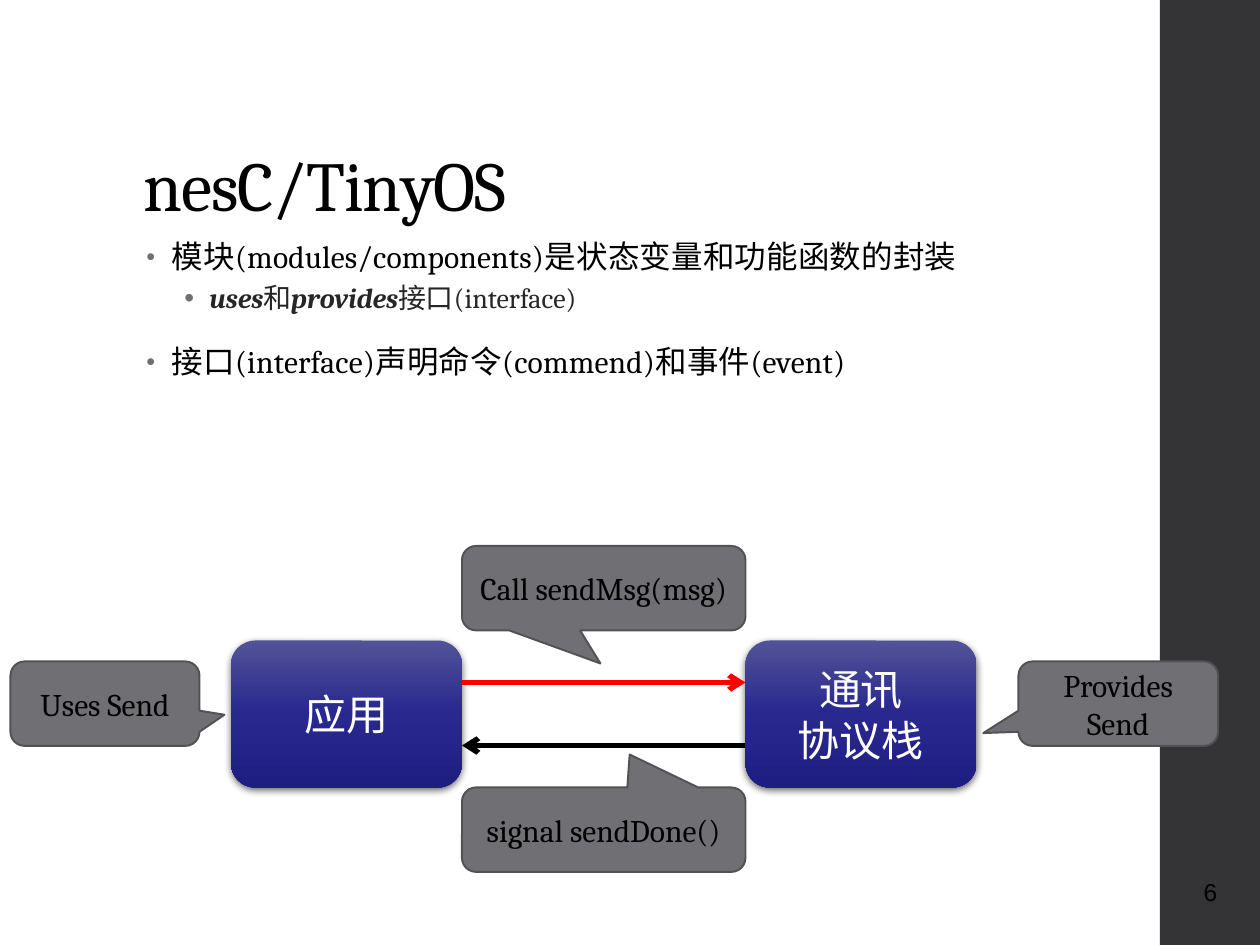
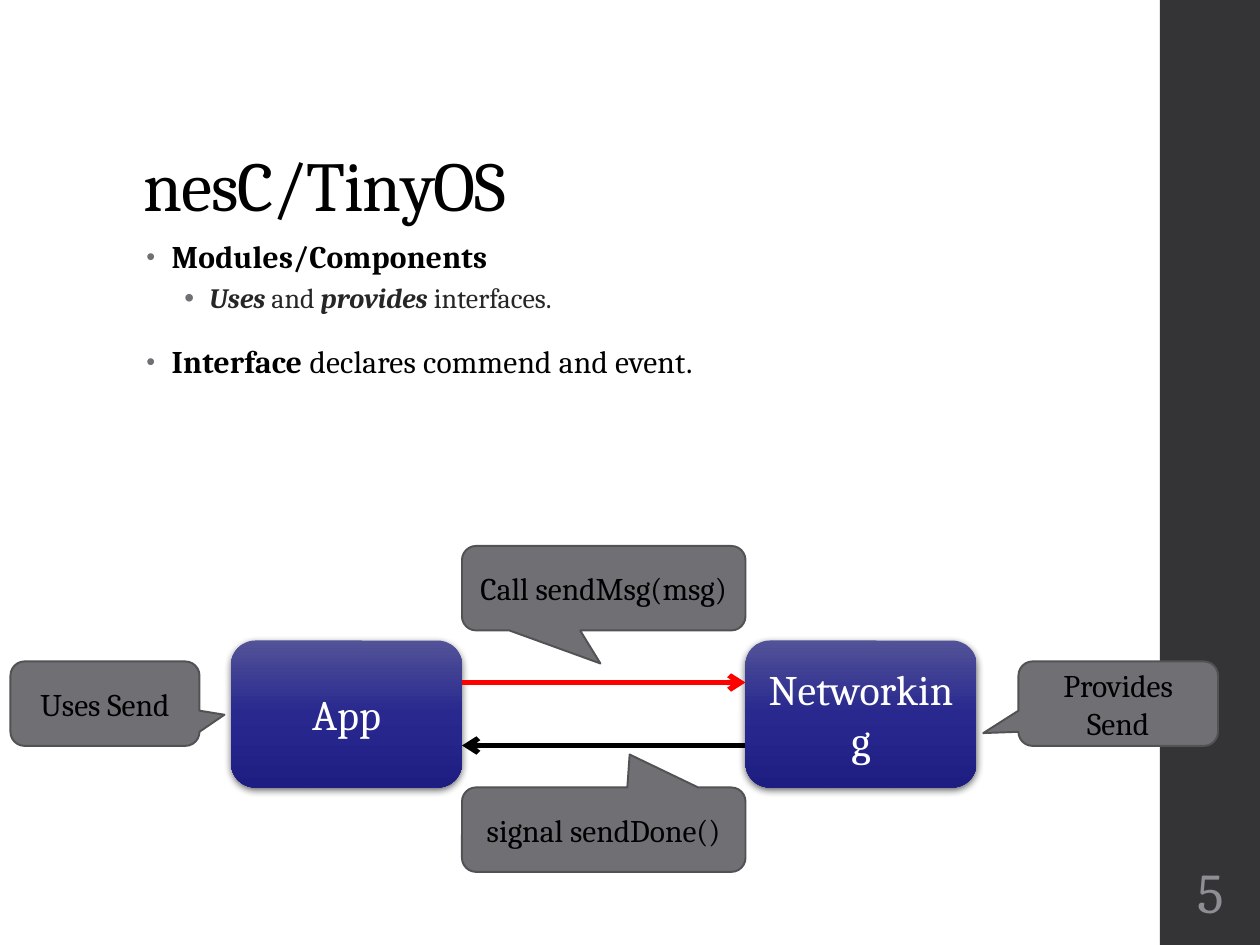
Before and after one commit to geneti/cse220_2020fall, a slide deck: slide 5 of Lectures/cse220-25-C-programming-in-IoT.pptx (slide 6 before the commit). Drawn at 1260x945 pixels with LibreOffice and Linux fonts; fonts in the diff are those of the drawing. Boxes give left, top, right and bottom in pixels: in the first picture for what was removed or moved away, otherwise in the second. Text is boxed around its words. In the diff, an @@ line names an element or a change of style, - is before the commit and + after.

```diff
--- a/Lectures/cse220-25-C-programming-in-IoT.pptx
+++ b/Lectures/cse220-25-C-programming-in-IoT.pptx
@@ text at box(172, 246, 692, 374): text changed; bold on @@
-• 模块(modules/components)是状态变量和功能函数的封装
-  • uses和provides接口(interface)
-• 接口(interface)声明命令(commend)和事件(event)
+• Modules/Components
+  • Uses and provides interfaces.
+• Interface declares commend and event.
@@ text in rounded rectangle at box(798, 671, 924, 760): text changed @@
-通讯
-协议栈
+Networking
@@ text in rounded rectangle at box(312, 702, 381, 739): text changed @@
-应用
+App
@@ page number at box(1197, 875, 1224, 913): text changed; size 14 to 32 pt; font Arial to Cambria; text colour #000000 to #8E8E94 @@
-6
+5
```
Also in this commit, not shown: 13 other slides changed, 2 slides added, 4 slides removed, 1 other file.
